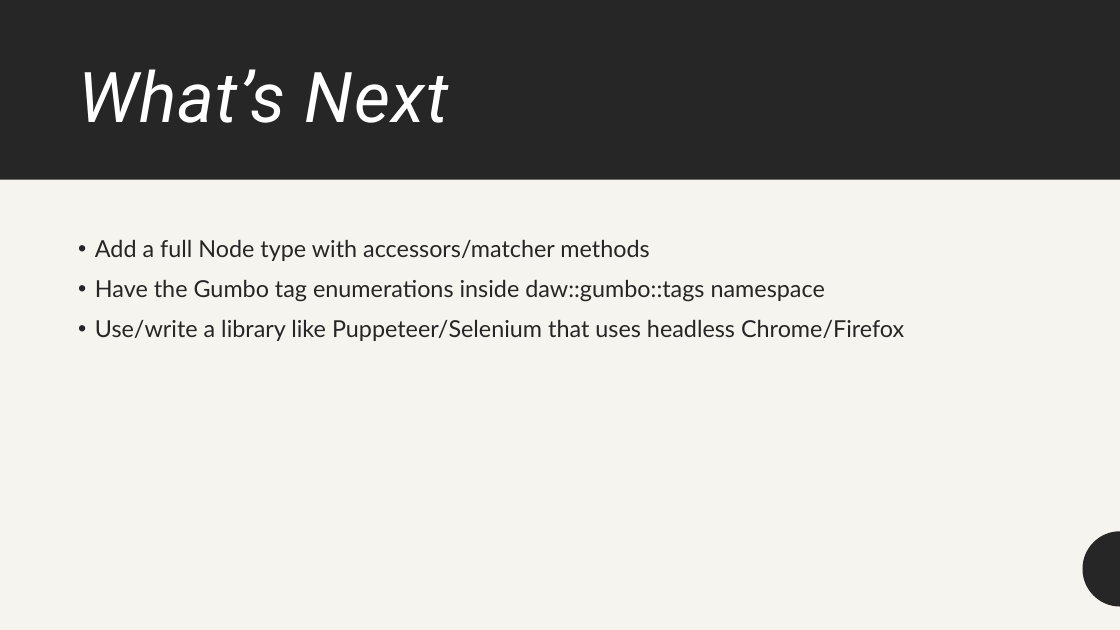
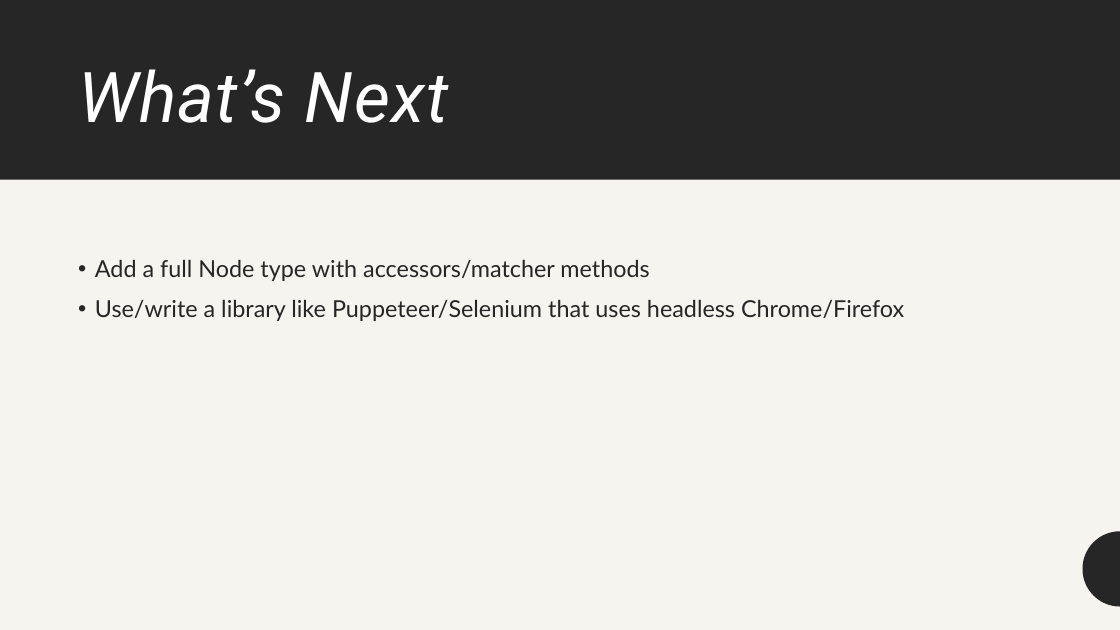
Before and after one commit to beached/denver_cug_web_scraping, a slide deck: slide 10 of Slides.pptx. Drawn at 1120x630 pixels with LibreOffice and Linux fonts; fonts in the diff are those of the drawing. Boxes give left, top, right and bottom in pixels: in the first picture for what was removed or moved away, otherwise in the second. Text is boxed around its words. In the diff, an @@ line names an element or a change of style, - is before the commit and + after.

```diff
--- a/Slides.pptx
+++ b/Slides.pptx
@@ text at (95,280,825,302): paragraph removed @@
-• Have the Gumbo tag enumerations inside daw::gumbo::tags namespace
```
Also in this commit, not shown: 1 other slide changed, 1 other file.
